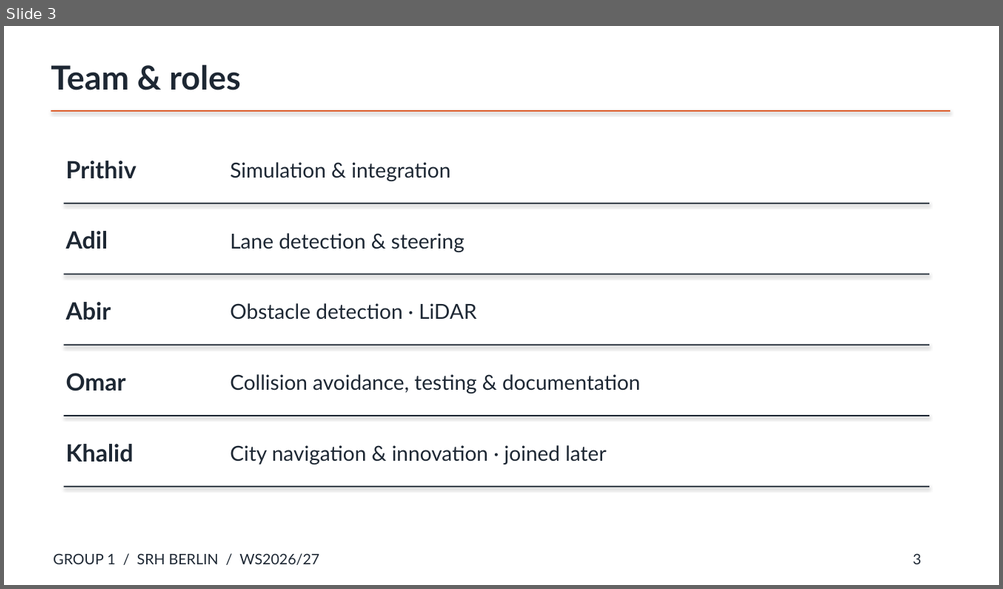
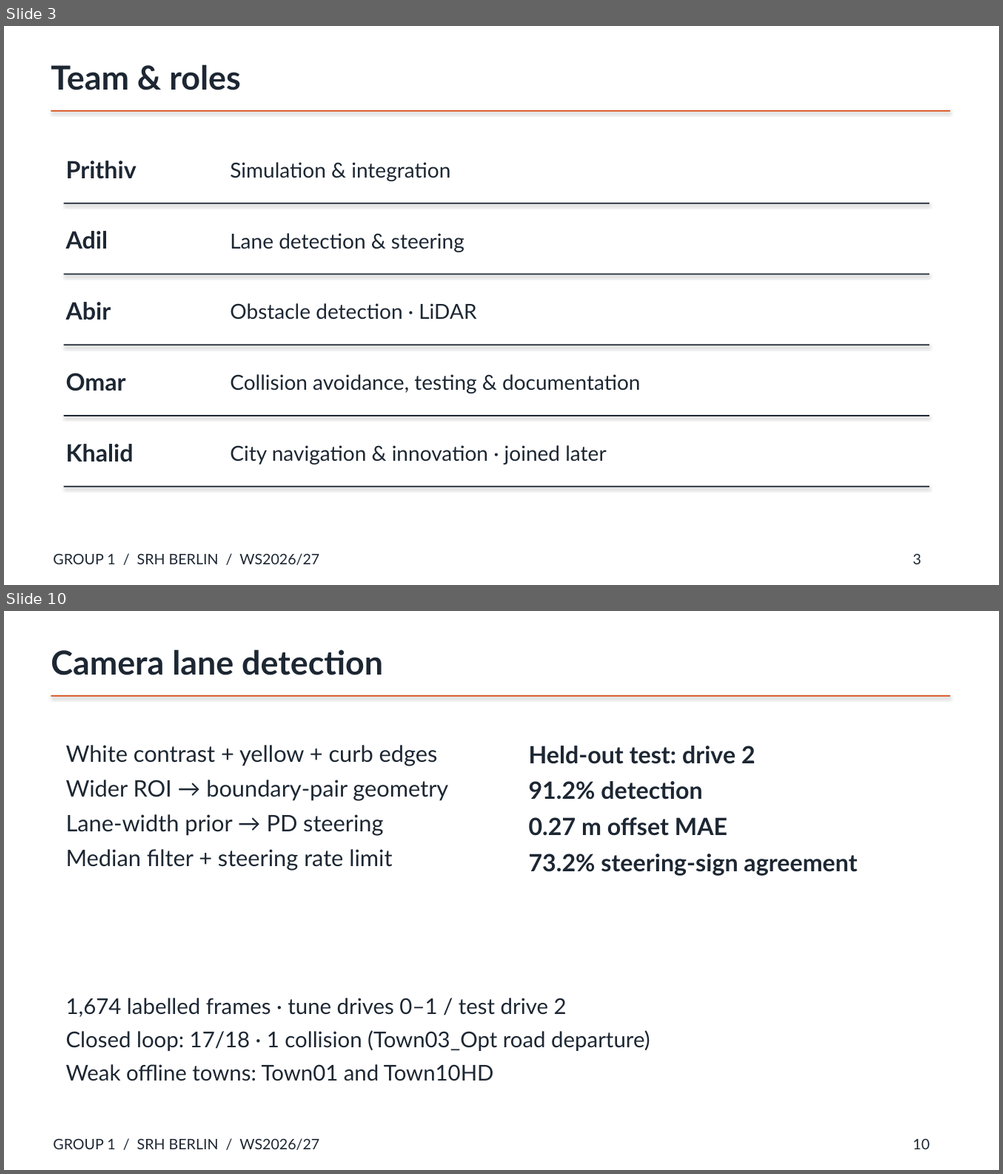
Before and after one commit to auto-m8te/carla-av-group1, a slide deck: report/Group1_Presentation.pptx. Shown one above the other, each under a label of ours: slide 3 before the commit, slides 3 and 10 after it; the slides between them are not shown. The pictures are 1003x589 and 1003x1174 pixels, drawn with LibreOffice and Linux fonts; fonts in the diff are those of the drawing. Boxes give left, top, right and bottom in pixels: in the first picture for what was removed or moved away, otherwise in the second. Text is boxed around its words. In the diff, an @@ line names an element or a change of style, - is before the commit and + after.

```diff
--- a/report/Group1_Presentation.pptx
+++ b/report/Group1_Presentation.pptx
@@ slide 10 added at (4, 611, 999, 1170), background #FFFFFF @@
@@ text added at (51, 649, 383, 675), 32 pt, text #1D2733, bold @@
+Camera lane detection
@@ rectangle added at (51, 695, 950, 697), fill #D9480F @@
@@ text added at (66, 745, 448, 871), 22 pt, text #1D2733 @@
+White contrast + yellow + curb edges
+Wider ROI → boundary-pair geometry
+Lane-width prior → PD steering
+Median filter + steering rate limit
@@ text added at (529, 746, 856, 876), 23 pt, text #1D2733, bold @@
+Held-out test: drive 2
+91.2% detection
+0.27 m offset MAE
+73.2% steering-sign agreement
@@ text added at (66, 998, 649, 1082), 21 pt, text #1D2733 @@
+1,674 labelled frames · tune drives 0–1 / test drive 2
+Closed loop: 17/18 · 1 collision (Town03_Opt road departure)
+Weak offline towns: Town01 and Town10HD
@@ text added at (53, 1139, 319, 1150), 14 pt, text #1D2733 @@
+GROUP 1 / SRH BERLIN / WS2026/27
@@ text added at (913, 1139, 930, 1150), 14 pt, text #1D2733 @@
+10
```
Also in this commit, not shown: 4 slides changed, 6 other slides added, 5 slides removed, 16 other files.
